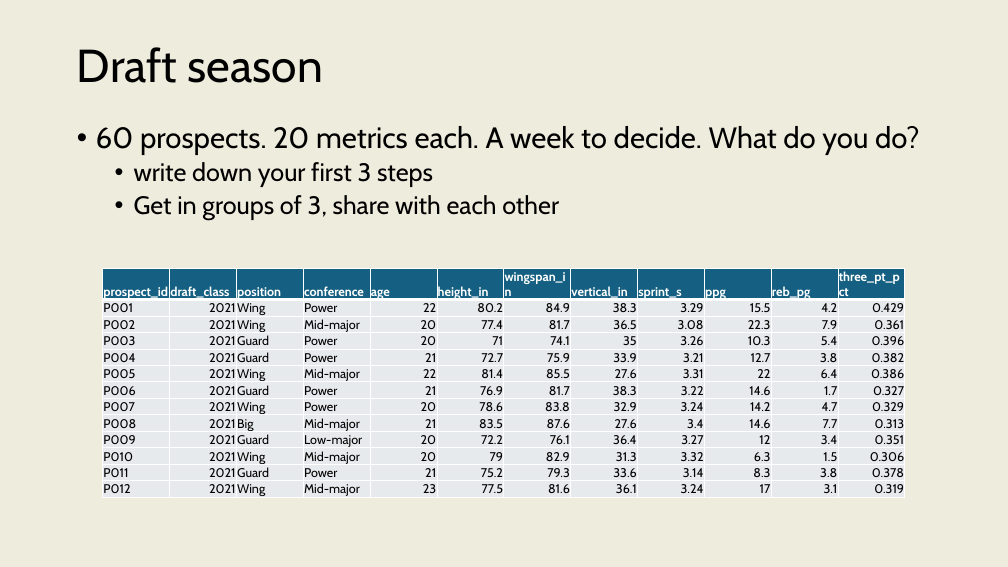
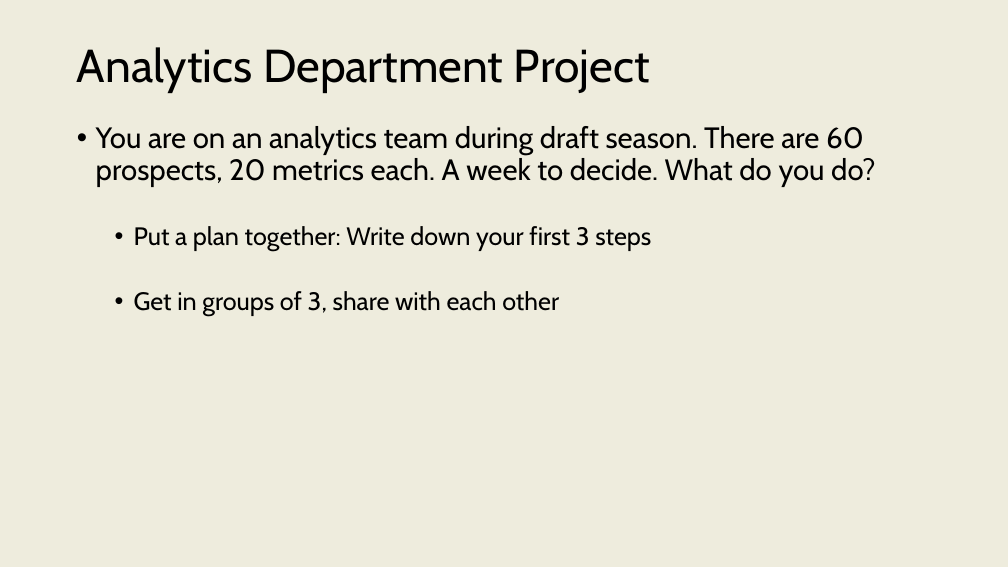
Before and after one commit to onishisaryu/HES-3000-Sports-Data-Analytics, a slide deck: slide 2 of pptx/Lecture12.pptx. Drawn at 1008x567 pixels with LibreOffice and Linux fonts; fonts in the diff are those of the drawing. Boxes give left, top, right and bottom in pixels: in the first picture for what was removed or moved away, otherwise in the second. Text is boxed around its words. In the diff, an @@ line names an element or a change of style, - is before the commit and + after.

```diff
--- a/pptx/Lecture12.pptx
+++ b/pptx/Lecture12.pptx
@@ title at (x1=77, y1=47, x2=650, y2=93): text changed @@
-Draft season
+Analytics Department Project
@@ text at (x1=96, y1=126, x2=875, y2=252): text changed @@
-• 60 prospects. 20 metrics each. A week to decide. What do you do?
-  • write down your first 3 steps
+• You are on an analytics team during draft season. There are 60 prospects, 20 metrics each. A week to decide. What do you do?
+  • Put a plan together: Write down your first 3 steps
@@ table removed at (x1=103, y1=268, x2=901, y2=500), 13 rows, 12 columns @@
-prospect_id | draft_class | position | conference | age | height_in | wingspan_in | vertical_in | sprint_s | ppg | reb_pg | three_pt_pct
-P001 | 2021 | Wing | Power | 22 | 80.2 | 84.9 | 38.3 | 3.29 | 15.5 | 4.2 | 0.429
-P002 | 2021 | Wing | Mid-major | 20 | 77.4 | 81.7 | 36.5 | 3.08 | 22.3 | 7.9 | 0.361
-P003 | 2021 | Guard | Power | 20 | 71 | 74.1 | 35 | 3.26 | 10.3 | 5.4 | 0.396
-P004 | 2021 | Guard | Power | 21 | 72.7 | 75.9 | 33.9 | 3.21 | 12.7 | 3.8 | 0.382
-P005 | 2021 | Wing | Mid-major | 22 | 81.4 | 85.5 | 27.6 | 3.31 | 22 | 6.4 | 0.386
-P006 | 2021 | Guard | Power | 21 | 76.9 | 81.7 | 38.3 | 3.22 | 14.6 | 1.7 | 0.327
-P007 | 2021 | Wing | Power | 20 | 78.6 | 83.8 | 32.9 | 3.24 | 14.2 | 4.7 | 0.329
-P008 | 2021 | Big | Mid-major | 21 | 83.5 | 87.6 | 27.6 | 3.4 | 14.6 | 7.7 | 0.313
-P009 | 2021 | Guard | Low-major | 20 | 72.2 | 76.1 | 36.4 | 3.27 | 12 | 3.4 | 0.351
-P010 | 2021 | Wing | Mid-major | 20 | 79 | 82.9 | 31.3 | 3.32 | 6.3 | 1.5 | 0.306
-P011 | 2021 | Guard | Power | 21 | 75.2 | 79.3 | 33.6 | 3.14 | 8.3 | 3.8 | 0.378
-P012 | 2021 | Wing | Mid-major | 23 | 77.5 | 81.6 | 36.1 | 3.24 | 17 | 3.1 | 0.319
```
Also in this commit, not shown: 8 other slides changed, 3 slides added, 1 slide removed, 3 other files.
